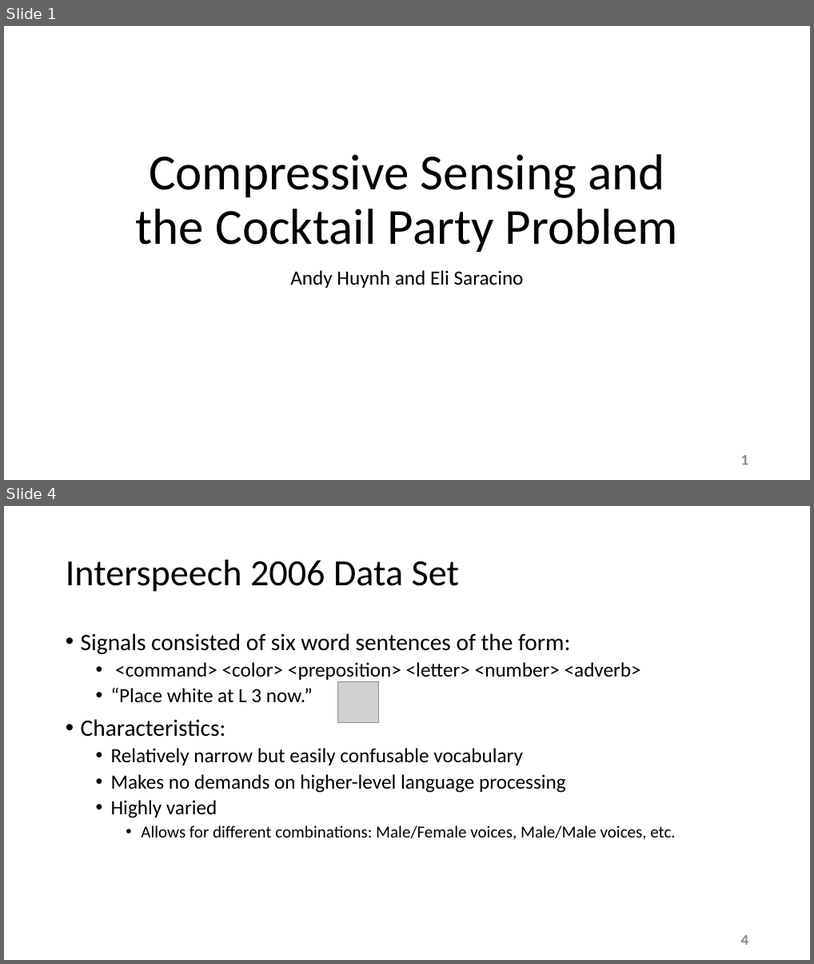
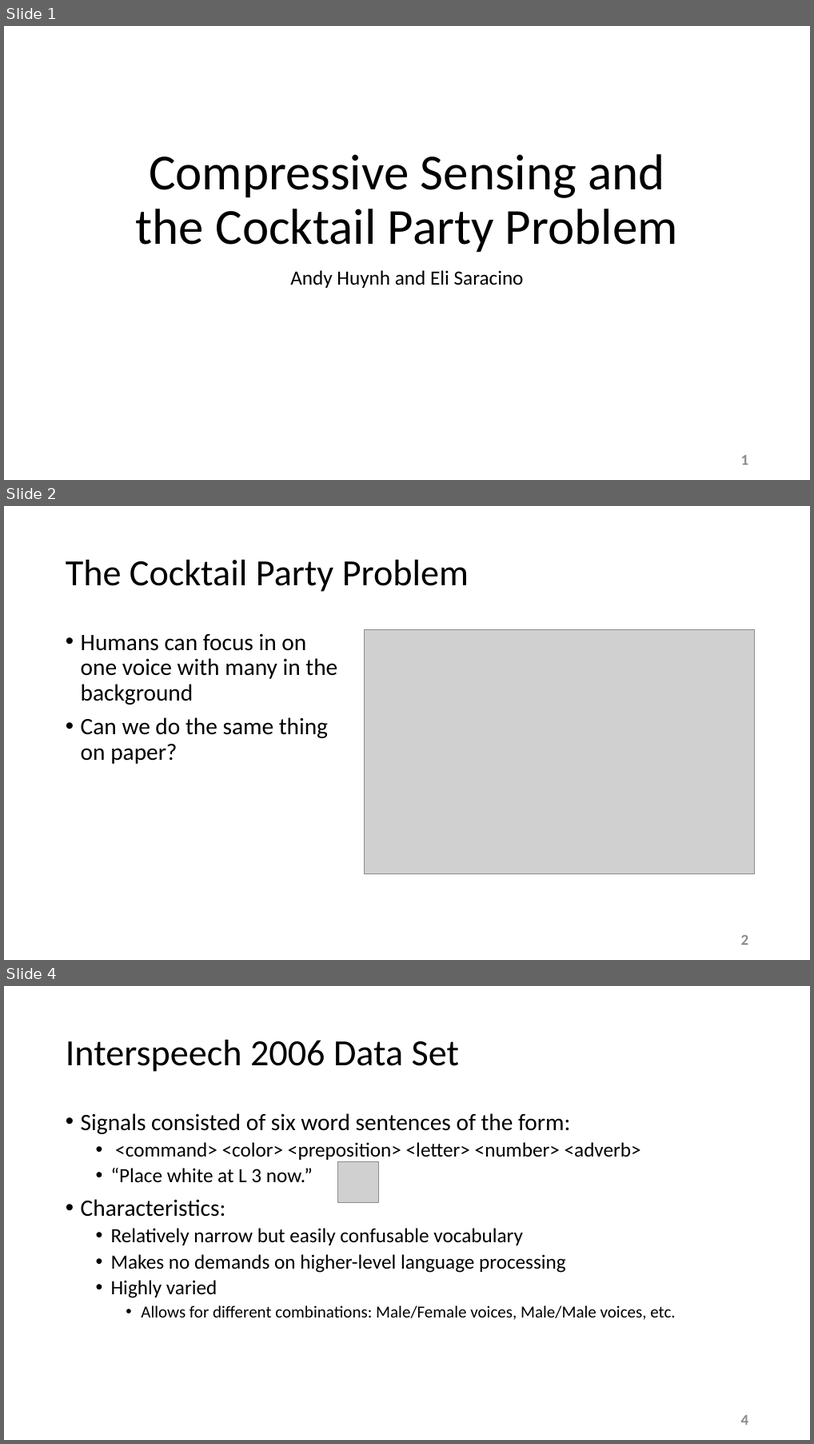
Before and after one commit to esaracin/compressive-sensing-cocktail-party-problem, a slide deck: slide/slides.pptx. Shown one above the other, each under a label of ours: slides 1 and 4 before the commit, slides 1, 2 and 4 after it; the slides between them are not shown. The pictures are 814x964 and 814x1444 pixels, drawn with LibreOffice and Linux fonts; fonts in the diff are those of the drawing; grey boxes stand for pictures; background and template pictures are left out. Boxes give left, top, right and bottom in pixels: in the first picture for what was removed or moved away, otherwise in the second. Text is boxed around its words. In the diff, an @@ line names an element or a change of style, - is before the commit and + after.

```diff
--- a/slide/slides.pptx
+++ b/slide/slides.pptx
@@ slide 2 added at <box>4,506,810,960</box>, background #FFFFFF @@
@@ title added at <box>66,560,469,592</box>, 44 pt, text #000000 @@
+The Cocktail Party Problem
@@ text added at <box>81,634,338,764</box>, 28 pt, text #000000 @@
+• Humans can focus in on one voice with many in the background
+• Can we do the same thing on paper?
@@ picture added at <box>365,630,755,874</box> @@
@@ page number added at <box>742,934,750,944</box>, 18 pt, text #8C8C8C, bold @@
+2
```
Also in this commit, not shown: 6 slides changed, 2 slides removed.
